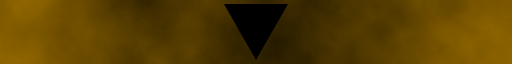
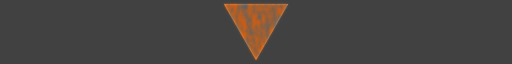
Comparing the layer stacks of the two 512px x 64px images. Changes:
added layer (unnamed layer) above "Polygon 1 copy" over [222, 1, 290, 62]
added layer "Polygon 1 copy" above "Polygon 1" over [224, 4, 288, 60]
painted on "Polygon 1" over [224, 4, 288, 60]
painted on "Layer 1" over [0, 0, 512, 64]
